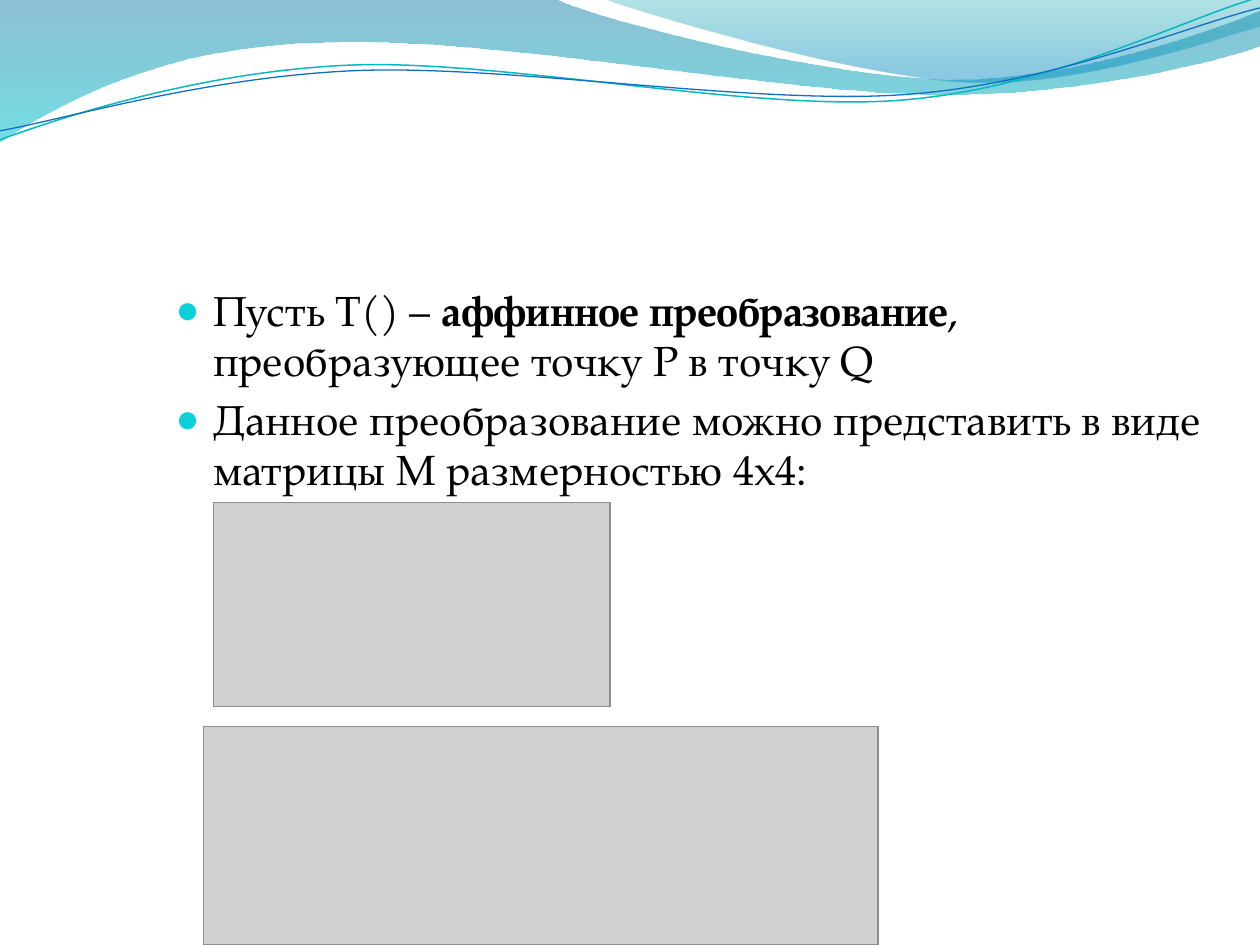
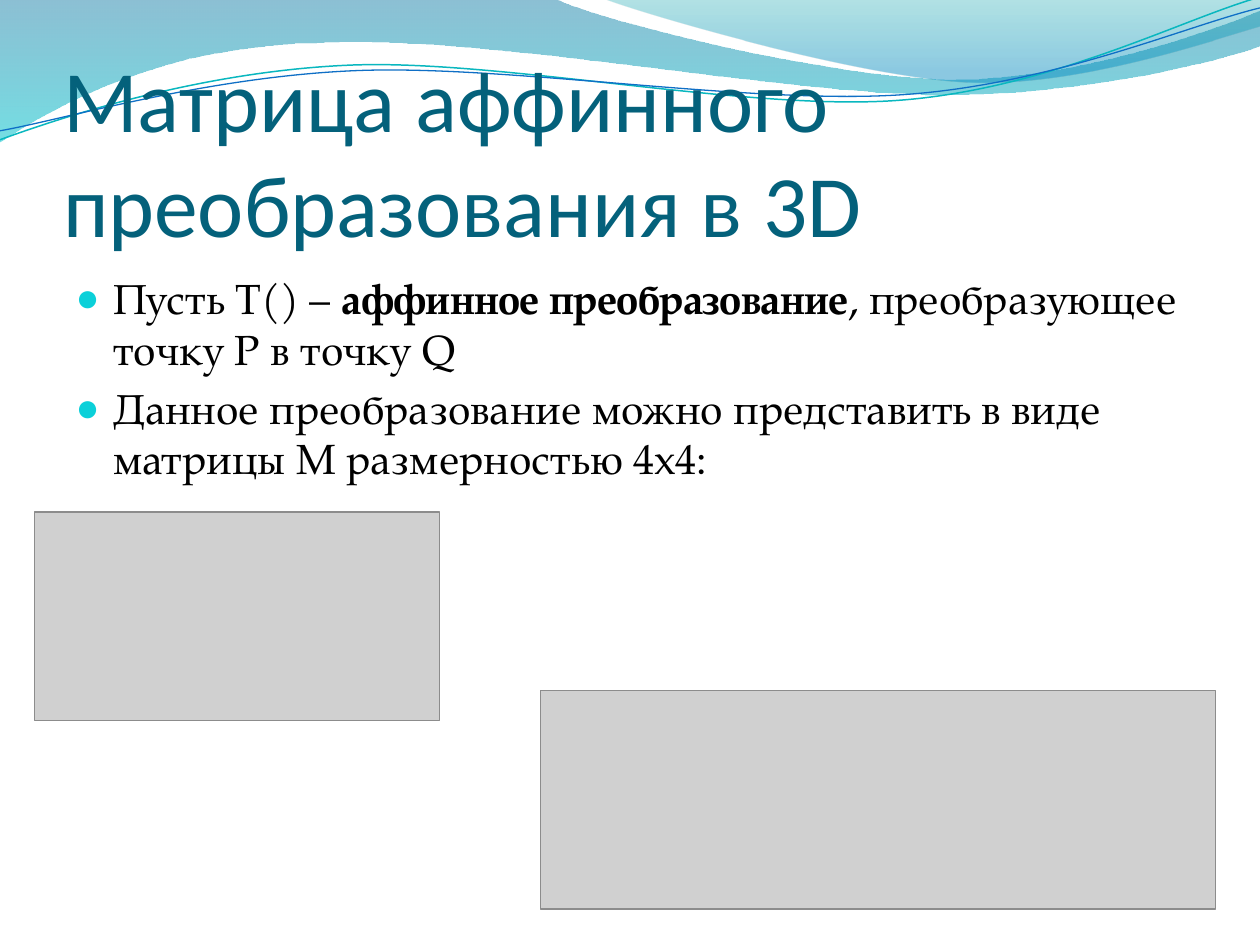
Before and after one commit to alexey-malov/cg-course, a slide deck: slide 94 of lectures/03 - Векторный анализ, трансформации и матрицы.pptx (slide 91 before the commit). Drawn at 1260x945 pixels with LibreOffice and Linux fonts; fonts in the diff are those of the drawing; grey boxes stand for pictures; background and template pictures are left out. Boxes give left, top, right and bottom in pixels: in the first picture for what was removed or moved away, otherwise in the second. Text is boxed around its words. In the diff, an @@ line names an element or a change of style, - is before the commit and + after.

```diff
--- a/lectures/03 - Векторный анализ, трансформации и матрицы.pptx
+++ b/lectures/03 - Векторный анализ, трансформации и матрицы.pptx
@@ title added at (63, 59, 861, 251), 50 pt, text #04617B @@
+Матрица аффинного преобразования в 3D
@@ text "Пусть T() – аффинное преобразование, ..." rewrapped from (213, 295, 1201, 496) to (113, 283, 1176, 485) @@
@@ picture removed at (213, 503, 610, 707) @@
@@ picture added at (35, 512, 440, 719) @@
@@ picture: place and size @@
-picture at (203, 726, 877, 945)
+picture at (541, 690, 1215, 910)
```
Also in this commit, not shown: 31 other slides changed, 5 slides added, 1 slide removed.
